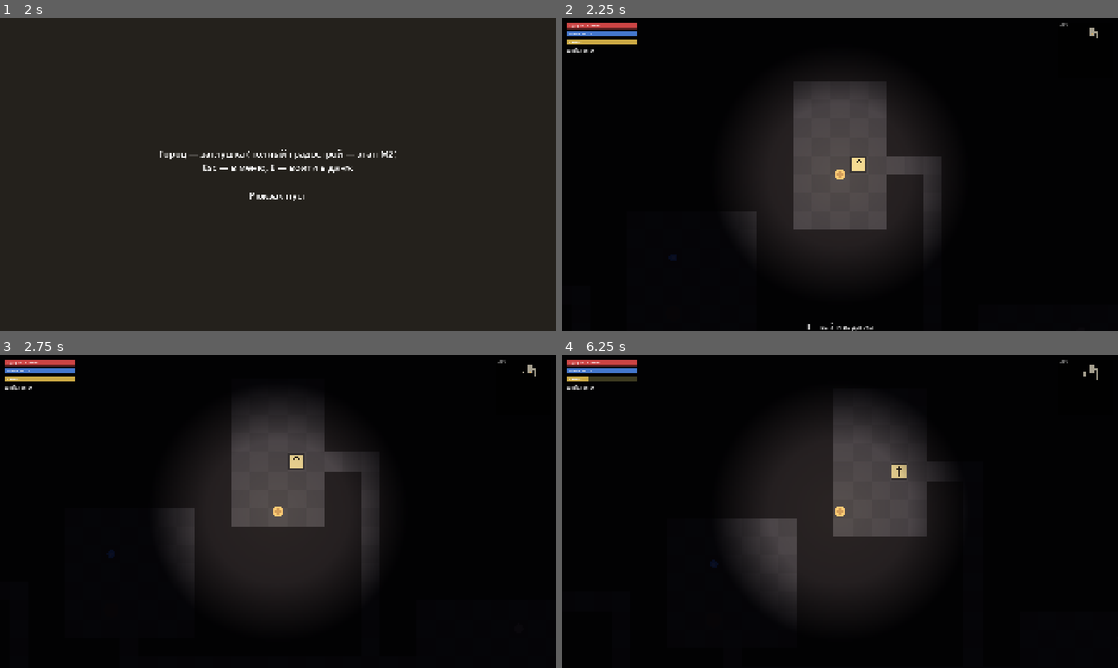
Above: before the commit, frames 1-4 (two rows, left to right).
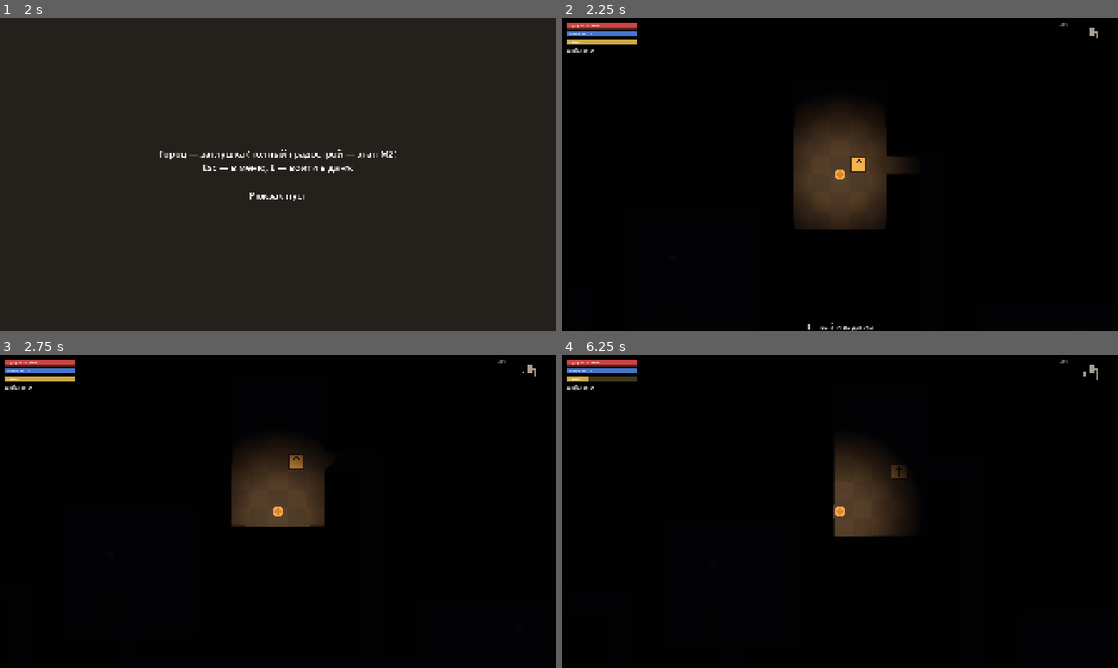
Above: after the commit, the same moments.

Repository: SDVGames-Studio/pepel-i-mana
Game: Godot game, scene res://scenes/main_menu.tscn
Same seed, same stepped clock (60 frames per second), same inputs: the game is played once before the commit and once after it.
Inputs (mouse positions are in pixels of both pictures, inside the frame that each line leads up to):
- Up to frame 1 (2 s): click "Новая игра" at 0.5 s; tap Enter at 1.25 s; move the mouse to (400, 158) at 1.27 s; hold D (move_right) from 1.28 s (still down); tap Space (dash) at 1.35 s; click (400, 158) at 1.42 s
- Up to frame 2 (2.25 s): tap Space (dash) at 2 s; move the mouse to (728, 190) at 2.02 s; release D (move_right) at 2.03 s; hold S (move_down) from 2.03 s (still down); tap E (interact) at 2.1 s
- Up to frame 3 (2.75 s): keep holding S (move_down)
- Up to frame 4 (6.25 s): move the mouse to (895, 442) at 2.77 s; release S (move_down) at 2.78 s; hold D (move_right) 2.78-3.53 s; tap Space (dash) at 2.85, 4.35, 5.75, 5.85 s; tap Enter at 3.5 s; move the mouse to (812, 574) at 3.52 s; hold W (move_up) 3.53-4.28 s; tap E (interact) at 3.6, 5.1 s; click (812, 574) at 3.67 s; move the mouse to (1006, 558) at 4.27 s; hold A (move_left) 4.28-5.78 s; move the mouse to (673, 464) at 5.02 s; move the mouse to (867, 511) at 5.77 s; hold S (move_down) from 5.78 s (still down); click (867, 511) at 5.92 s

Frame 1 is identical in both runs. In frame 2, 16% of the frame differs, in the area x 31-69%, y 20-79%; in frame 3, 18%, in the area x 30-69%, y 14-79%; in frame 4, 17%.

Commit message:
M1: реалистичнее свет - ambient почти чёрный, радиус 4.5 тайла, тёплый факел с мерцанием, тени от стен (LightOccluder2D)

Diff:
--- a/data/dungeon.json
+++ b/data/dungeon.json
@@ -22,7 +22,8 @@
 		"dash_distance": 38,
 		"dash_time": 0.12,
 		"dash_cooldown": 1.5,
-		"vision_tiles": 6
+		"vision_tiles": 6,
+		"light_radius_tiles": 4.5
 	},
 	"mana_drain_period": 25.0,
 	"crystal_mana": 3,
@@ -32,6 +33,6 @@
 		"wall_color": "#241f1d",
 		"bg_color": "#141110",
 		"exit_color": "#d8c27a",
-		"ambient": "#131320"
+		"ambient": "#090910"
 	}
 }
--- a/scripts/dungeon.gd
+++ b/scripts/dungeon.gd
@@ -90,6 +90,7 @@
 
 
 ## Стены: один StaticBody2D, горизонтальные цепочки стен слеплены в один прямоугольник.
+## На каждый сегмент — LightOccluder2D: фонарь героя отбрасывает от стен настоящие тени.
 func _build_walls() -> void:
 	var body := StaticBody2D.new()
 	body.name = "Walls"
@@ -105,12 +106,24 @@
 			var x0 := x
 			while x < gen.w and gen.grid[y][x] == DungeonGenScript.TILE_WALL:
 				x += 1
+			var seg_w := (x - x0) * float(ts)
+			var center := Vector2((x0 + (x - x0) / 2.0) * float(ts), (y + 0.5) * float(ts))
 			var shape := CollisionShape2D.new()
 			var rect := RectangleShape2D.new()
-			rect.size = Vector2((x - x0) * float(ts), float(ts))
+			rect.size = Vector2(seg_w, float(ts))
 			shape.shape = rect
-			shape.position = Vector2((x0 + (x - x0) / 2.0) * float(ts), (y + 0.5) * float(ts))
+			shape.position = center
 			body.add_child(shape)
+			var occ := LightOccluder2D.new()
+			var poly := OccluderPolygon2D.new()
+			var hw := seg_w / 2.0
+			var hh := float(ts) / 2.0
+			poly.polygon = PackedVector2Array([
+				Vector2(-hw, -hh), Vector2(hw, -hh), Vector2(hw, hh), Vector2(-hw, hh),
+			])
+			occ.occluder = poly
+			occ.position = center
+			body.add_child(occ)
 
 
 func _build_exit() -> void:
@@ -143,8 +156,8 @@
 	hero.died.connect(_on_hero_died)
 	add_child(hero)
 	hero.set_camera_limits(Rect2(0, 0, gen.w * float(ts), gen.h * float(ts)))
-	# радиус фонаря = радиус обзора + 1 тайл мягкого края
-	hero.make_light((float(params["hero"]["vision_tiles"]) + 1.0) * float(ts))
+	# радиус фонаря — отдельный параметр (меньше радиуса обзора-памяти миникарты)
+	hero.make_light(float(params["hero"]["light_radius_tiles"]) * float(ts))
 
 
 func _build_enemies() -> void:
--- a/scripts/hero.gd
+++ b/scripts/hero.gd
@@ -14,6 +14,10 @@
 var _dash_cd := 0.0
 var _attack_cd := 0.0
 var _invuln := 0.0
+var _lantern: PointLight2D = null
+var _flicker_time := 0.0
+
+const LANTERN_ENERGY := 1.15
 
 
 ## Вызвать до add_child: параметры героя и стартовая мана.
@@ -50,12 +54,18 @@
 	cam.limit_bottom = int(rect.end.y)
 
 
-## Фонарь героя: данж погашен (CanvasModulate в сцене данжа),
-## вокруг героя — мягкий круг света радиусом radius_px.
+## Фонарь героя: данж погашен (CanvasModulate в сцене данжа).
+## Тёплый «факельный» свет с резким спадом и тенями от стен:
+## за стенами (соседние комнаты, коридоры) света не видно.
 func make_light(radius_px: float) -> void:
 	var grad := Gradient.new()
-	grad.offsets = PackedFloat32Array([0.0, 0.55, 1.0])
-	grad.colors = PackedColorArray([Color(1, 1, 1), Color(0.85, 0.85, 0.9), Color(0, 0, 0)])
+	grad.offsets = PackedFloat32Array([0.0, 0.35, 0.75, 1.0])
+	grad.colors = PackedColorArray([
+		Color(1.0, 0.95, 0.85),
+		Color(0.95, 0.85, 0.68),
+		Color(0.35, 0.28, 0.2),
+		Color(0, 0, 0),
+	])
 	var tex := GradientTexture2D.new()
 	tex.gradient = grad
 	tex.fill = GradientTexture2D.FILL_RADIAL
@@ -67,13 +77,24 @@
 	light.name = "Lantern"
 	light.texture = tex
 	light.texture_scale = radius_px * 2.0 / 256.0
-	light.energy = 1.1
+	light.color = Color(1.0, 0.87, 0.68)
+	light.energy = LANTERN_ENERGY
+	light.shadow_enabled = true
+	light.shadow_filter = PointLight2D.SHADOW_FILTER_PCF5
+	light.shadow_filter_smooth = 2.0
 	add_child(light)
+	_lantern = light
 
 
 func _physics_process(delta: float) -> void:
 	if dead:
 		return
+	_flicker_time += delta
+	if _lantern != null:
+		# дыхание факела: лёгкое неровное мерцание яркости
+		_lantern.energy = LANTERN_ENERGY * (0.94
+				+ 0.045 * absf(sin(_flicker_time * 8.0))
+				+ 0.03 * absf(sin(_flicker_time * 21.7)))
 	_dash_cd = maxf(0.0, _dash_cd - delta)
 	_attack_cd = maxf(0.0, _attack_cd - delta)
 	_invuln = maxf(0.0, _invuln - delta)
